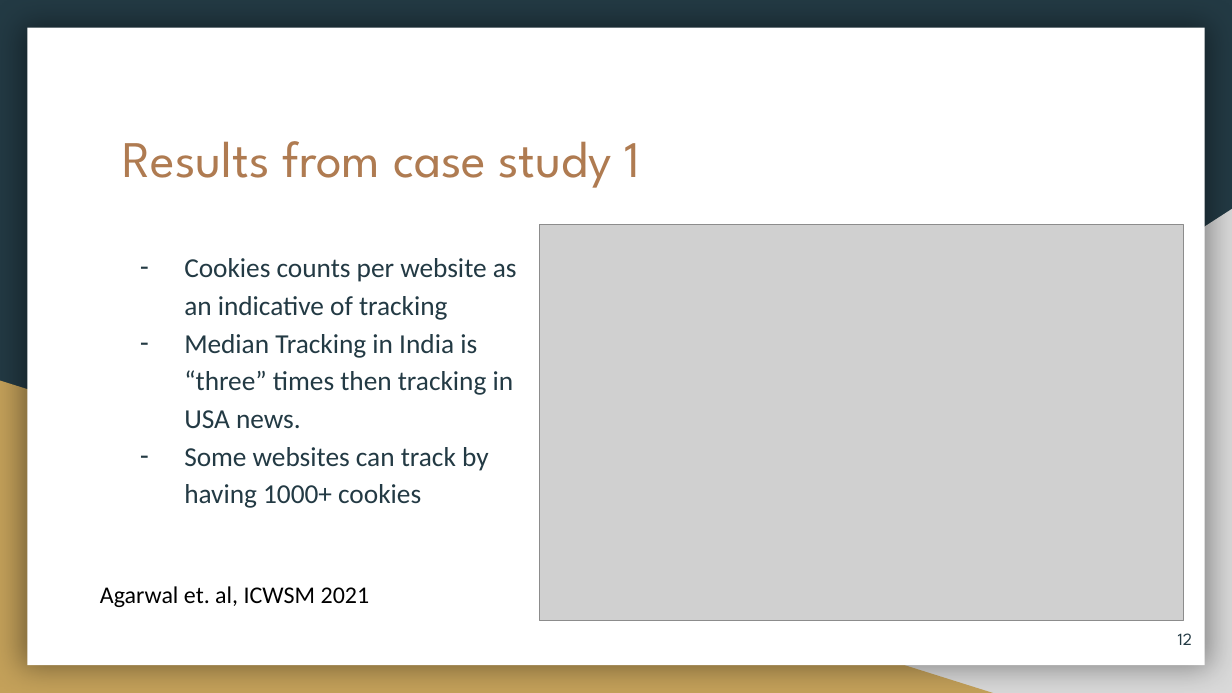
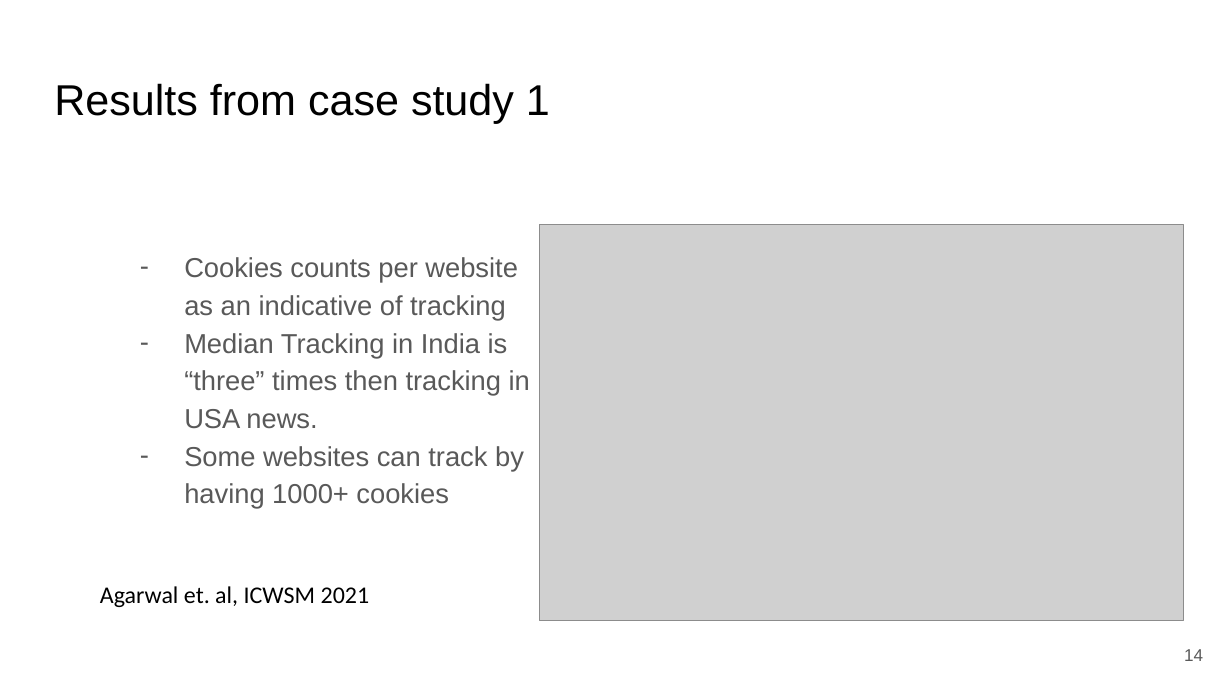
Before and after one commit to Tracking-the-trackers/Tracking-the-trackers, a slide deck: slide 14 of openWPM/Install OpenWPM.pptx (slide 12 before the commit). Drawn at 1232x693 pixels with LibreOffice and Linux fonts; fonts in the diff are those of the drawing; grey boxes stand for pictures. Boxes give left, top, right and bottom in pixels: in the first picture for what was removed or moved away, otherwise in the second. Text is boxed around its words. In the diff, an @@ line names an element or a change of style, - is before the commit and + after.

```diff
--- a/openWPM/Install OpenWPM.pptx
+++ b/openWPM/Install OpenWPM.pptx
@@ background #233A44 to #FFFFFF @@
@@ rectangle removed at bbox=[27, 28, 1205, 665] @@
@@ title "Results from case study 1": place and size @@
-title "Results from case study 1" at bbox=[123, 141, 640, 188]
+title "Results from case study 1" at bbox=[54, 83, 550, 123]
@@ title "Results from case study 1" at bbox=[54, 83, 550, 123]: size 30 to 25.2 pt, font League Spartan to Arial, text colour #AF7B51 to #000000 @@
@@ right triangle removed at bbox=[483, 209, 1232, 693] @@
@@ text "Cookies counts per website as ..." at bbox=[184, 257, 530, 509]: font Calibri to Arial, text colour #233A44 to #595959; bullet colour #233A44 to #595959 @@
@@ right triangle removed at bbox=[0, 381, 993, 693] @@
@@ page number removed at bbox=[1178, 633, 1192, 645] @@
-12
@@ page number added at bbox=[1184, 649, 1203, 661], 10 pt, text #595959 @@
+14
```
Also in this commit, not shown: 13 other slides changed, 4 slides added, 2 slides removed, 1 other file.
